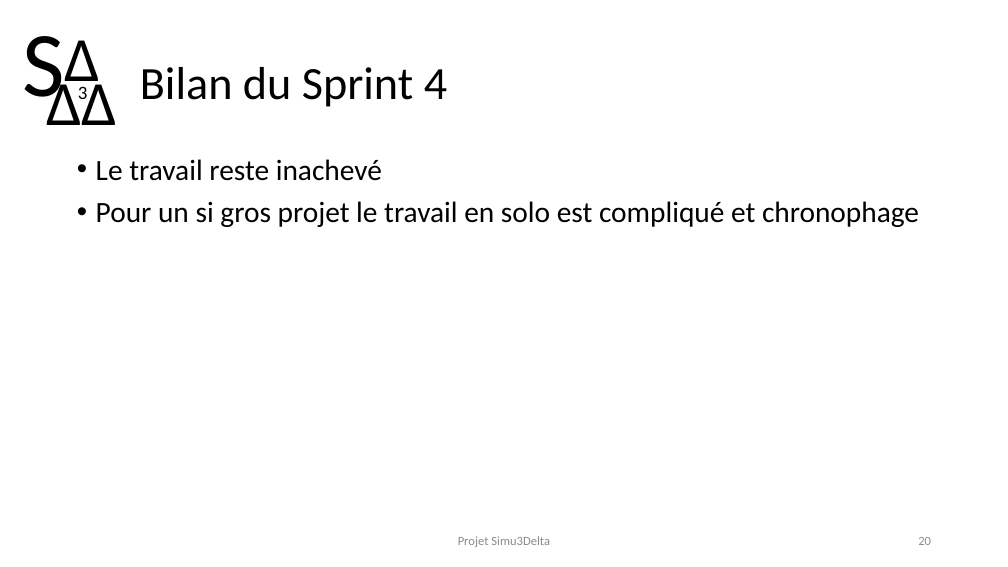
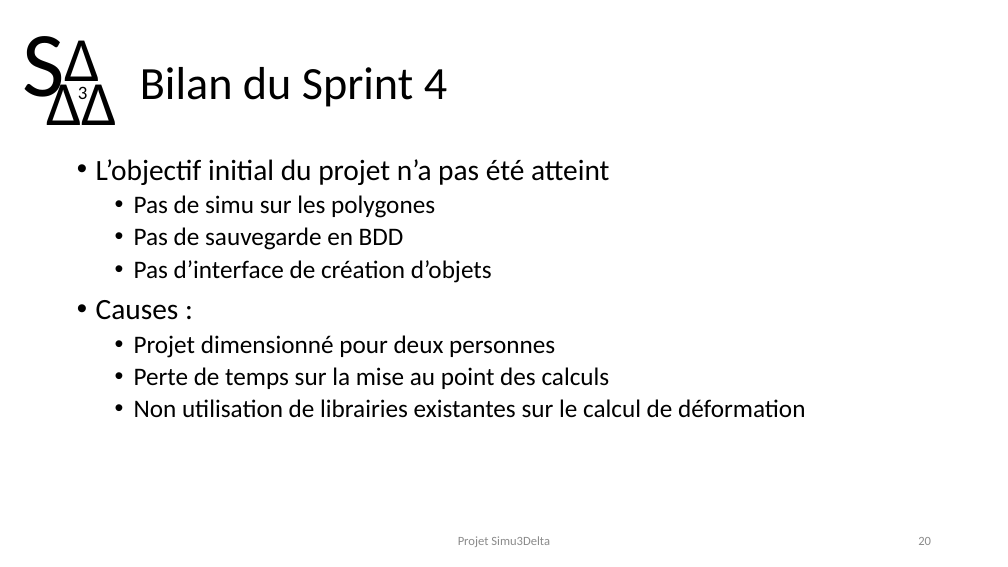
Before and after one commit to EmileXVIII/simu3Delta, a slide deck: slide 20 of DiapoSimu3Delda.pptx. Drawn at 1008x567 pixels with LibreOffice and Linux fonts; fonts in the diff are those of the drawing. Boxes give left, top, right and bottom in pixels: in the first picture for what was removed or moved away, otherwise in the second. Text is boxed around its words. In the diff, an @@ line names an element or a change of style, - is before the commit and + after.

```diff
--- a/DiapoSimu3Delda.pptx
+++ b/DiapoSimu3Delda.pptx
@@ text at (96,159,805,418): text changed; size 28 to 24 pt @@
-• Le travail reste inachevé
-• Pour un si gros projet le travail en solo est compliqué et chronophage
+• L’objectif initial du projet n’a pas été atteint
+  • Pas de simu sur les polygones
+  • Pas de sauvegarde en BDD
+  • Pas d’interface de création d’objets
+• Causes :
+  • Projet dimensionné pour deux personnes
+  • Perte de temps sur la mise au point des calculs
+  • Non utilisation de librairies existantes sur le calcul de déformation
```
Also in this commit, not shown: 4 other slides changed, 1 slide added, 23 other files.
